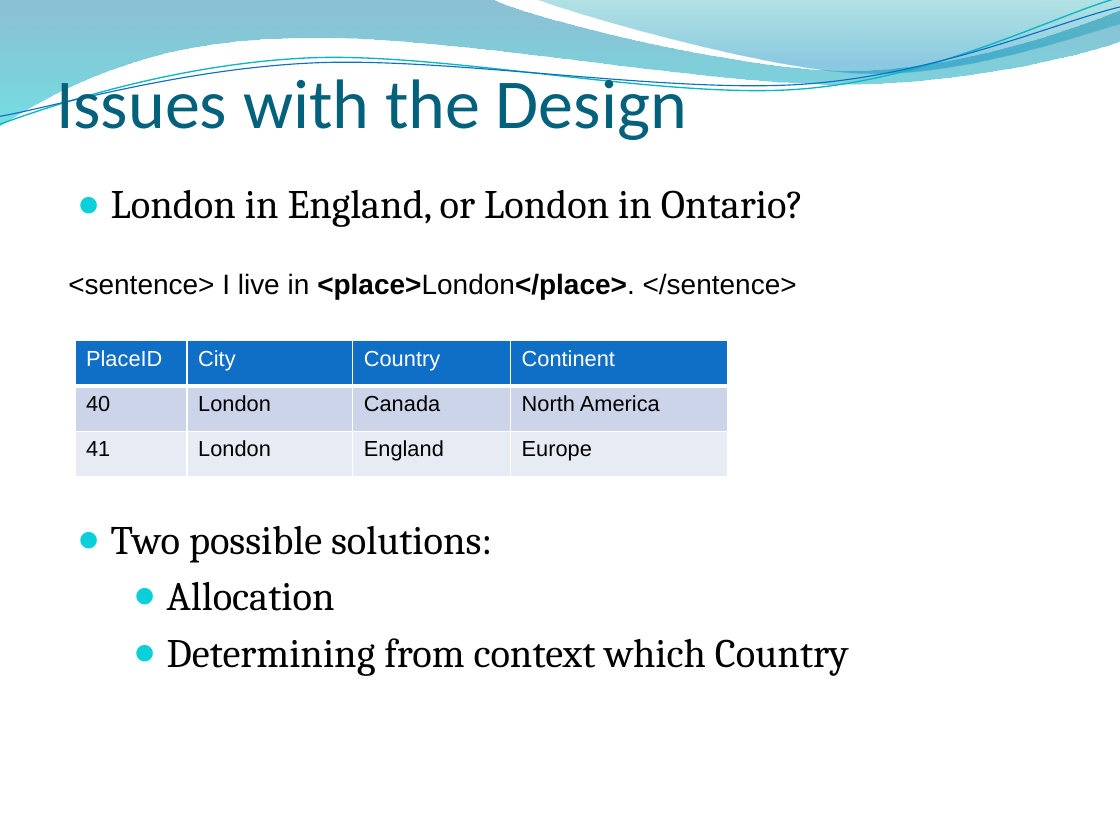
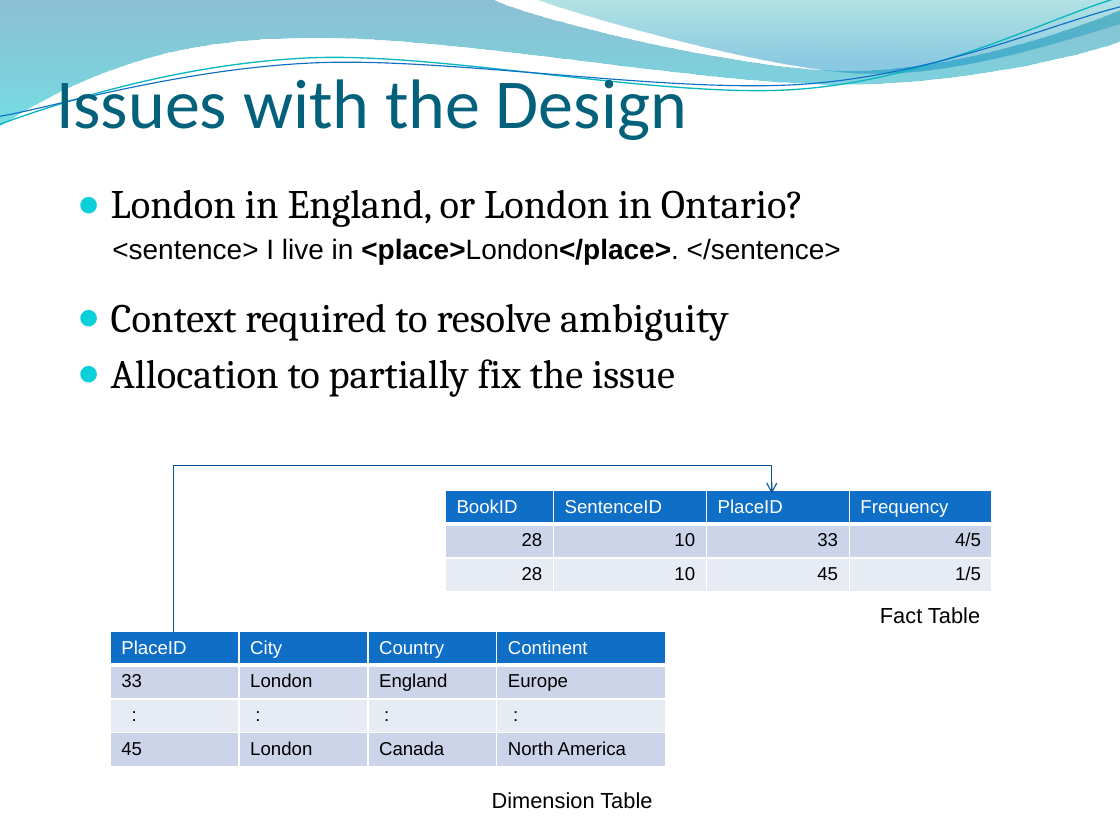
Before and after one commit to edvelezg/unb-dw, a slide deck: slide 23 of project/Presentation/Datawarehousing.pptm (slide 19 before the commit). Drawn at 1120x840 pixels with LibreOffice and Linux fonts; fonts in the diff are those of the drawing; background and template pictures are left out. Boxes give left, top, right and bottom in pixels: in the first picture for what was removed or moved away, otherwise in the second. Text is boxed around its words. In the diff, an @@ line names an element or a change of style, - is before the commit and + after.

```diff
--- a/project/Presentation/Datawarehousing.pptm
+++ b/project/Presentation/Datawarehousing.pptm
@@ text "<sentence> I live in <place>London</place>. ..." moved from (x1=68, y1=273, x2=797, y2=299) to (x1=112, y1=238, x2=841, y2=264) @@
@@ text at (x1=111, y1=304, x2=729, y2=397): paragraphs added @@
+● Context required to resolve ambiguity
+● Allocation to partially fix the issue
@@ elbow arrow added from (174, 632) to (772, 494), #095295 0.75 pt @@
@@ table added at (x1=446, y1=491, x2=995, y2=591), 3 rows, 4 columns @@
+BookID | SentenceID | PlaceID | Frequency
+28 | 10 | 33 | 4/5
+28 | 10 | 45 | 1/5
@@ text removed at (x1=111, y1=526, x2=849, y2=676) @@
-● Two possible solutions:
-  ● Allocation
-  ● Determining from context which Country
@@ text added at (x1=880, y1=607, x2=980, y2=624), 14 pt, text #000000 @@
+Fact Table
@@ table at (x1=110, y1=632, x2=665, y2=766) @@
-row 2: 40 | London | Canada | North America
-row 3: 41 | London | England | Europe
+row 2: 33 | London | England | Europe
+row 3: : | : | : | :
+row 4: 45 | London | Canada | North America
@@ table resized from (x1=75, y1=340, x2=728, y2=477) to (x1=110, y1=632, x2=665, y2=766) @@
@@ text added at (x1=492, y1=792, x2=652, y2=809), 14 pt, text #000000 @@
+Dimension Table
```
Also in this commit, not shown: 9 other slides changed, 8 slides added, 6 slides removed, 1 other file.
